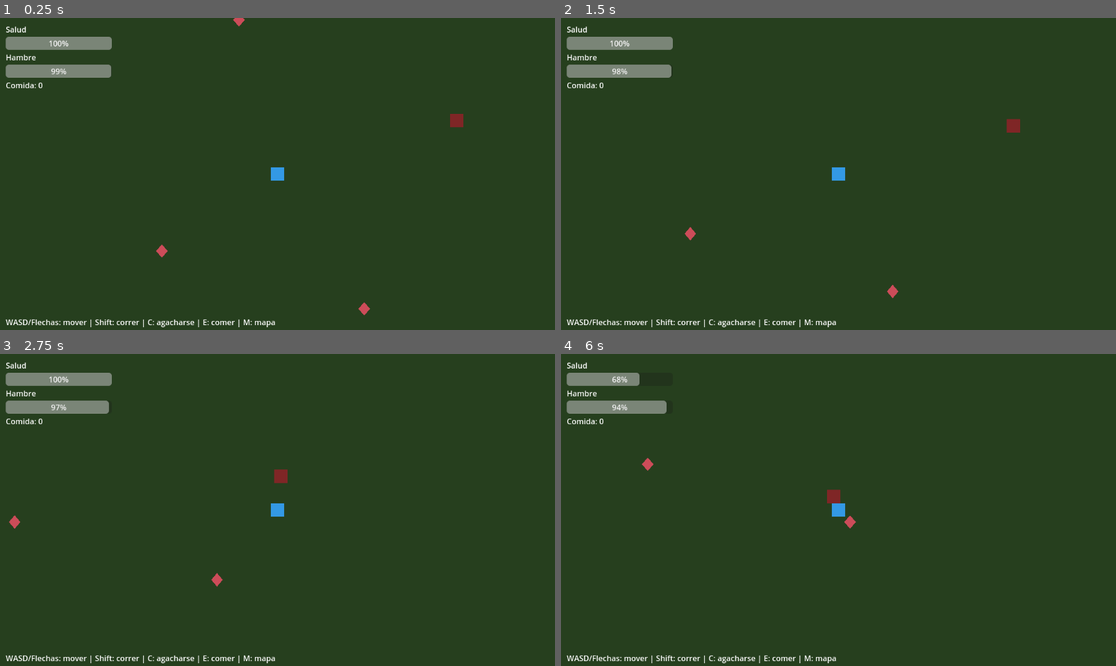
Above: before the commit, frames 1-4 (two rows, left to right).
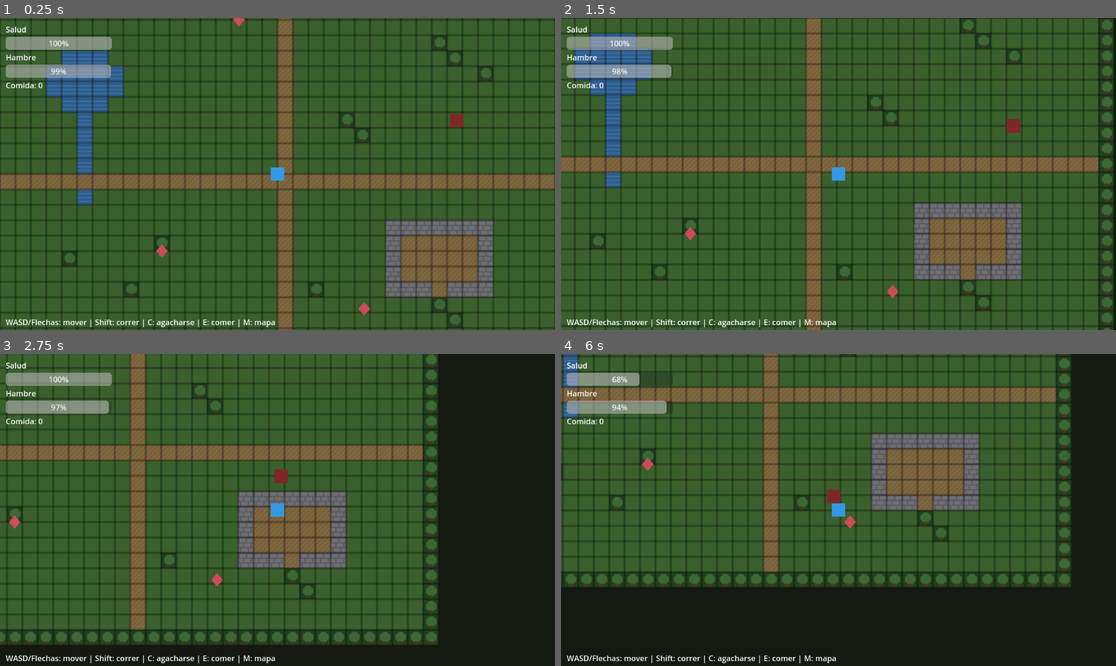
Above: after the commit, the same moments.

Repository: lorenzoengraf10-dot/z
Game: Godot game, scene res://scenes/Main.tscn
Same seed, same stepped clock (60 frames per second), same inputs: the game is played once before the commit and once after it.
Inputs:
- Up to frame 1 (0.25 s): no input
- Up to frame 2 (1.5 s): tap Enter at 0.5 s; hold D (move_right) 0.53-1.28 s; hold C (crouch) 0.53-1.28 s; hold S (move_down) from 1.28 s (still down); tap E (interact) at 1.35 s
- Up to frame 3 (2.75 s): release S (move_down) at 2.03 s; hold D (move_right) from 2.03 s (still down); hold Shift (run) from 2.03 s (still down)
- Up to frame 4 (6 s): release D (move_right) at 2.78 s; release Shift (run) at 2.78 s; hold W (move_up) 2.78-3.53 s; tap M at 2.85, 5.85 s; tap Space at 3.5, 5 s; hold C (crouch) 3.53-4.28 s; hold A (move_left) 3.53-5.03 s; tap Enter at 4.25, 5.75 s; tap E (interact) at 4.35 s; hold S (move_down) 5.03-5.78 s; hold Shift (run) 5.03-5.78 s; hold D (move_right) from 5.78 s (still down)

The runs differ from the first frame. In frame 1, 73% of the frame differs, in the area x 0-100%, y 0-100%; in frame 2, 74%; in frame 3, 78%; in frame 4, 80%.

Commit message:
Add real tile-based world (Paso 1 Fase 1)
Replace the flat ground with a code-built TileMap: world.gd assembles
the TileSet in code (grass/path/water/tree/wall, 16px) with a physics
layer so water/trees/walls block movement and the zombie's line of
sight. The level is painted from an editable ASCII map
(data/level_prototype.txt) centered on the player spawn, with a lake
(for future fishing), trees, paths and a small house.

Also documents the art spec (16px tiles, 32px characters) in
docs/ARTE_SPEC.md and how to edit the map in game/README.md.

Needs a test run in Godot to confirm (cannot run the engine here).

Co-Authored-By: Claude Sonnet 5 <noreply@anthropic.com>
Claude-Session: https://claude.ai/code/session_01GPReU8rGyh9vKeRmDAzMaQ

Diff:
--- a/game/scenes/Main.tscn
+++ b/game/scenes/Main.tscn
@@ -6,13 +6,17 @@
 [ext_resource type="PackedScene" path="res://scenes/Zombie.tscn" id="4"]
 [ext_resource type="PackedScene" path="res://scenes/Pickup.tscn" id="5"]
 [ext_resource type="PackedScene" path="res://scenes/ui/HUD.tscn" id="6"]
+[ext_resource type="Script" path="res://scripts/world.gd" id="7"]
 
 [node name="Main" type="Node2D"]
 script = ExtResource("3")
 
-[node name="Ground" type="Polygon2D" parent="."]
-polygon = PackedVector2Array(-600, -400, 600, -400, 600, 400, -600, 400)
-color = Color(0.15, 0.25, 0.12, 1)
+[node name="Background" type="Polygon2D" parent="."]
+polygon = PackedVector2Array(-1200, -800, 1200, -800, 1200, 800, -1200, 800)
+color = Color(0.08, 0.1, 0.07, 1)
+
+[node name="World" type="TileMap" parent="."]
+script = ExtResource("7")
 
 [node name="Player" parent="." instance=ExtResource("1")]
 
--- /dev/null
+++ b/game/scripts/world.gd
@@ -0,0 +1,98 @@
+extends TileMap
+## Construye el mundo con tiles reales. Para poder trabajar sin abrir el editor,
+## el TileSet se arma por código (en vez de un recurso .tres) y el mapa se pinta
+## leyendo un archivo de texto editable (data/level_prototype.txt).
+##
+## Tiles del atlas placeholder (una fila de 5, 16x16 c/u):
+##   0 pasto | 1 camino | 2 agua | 3 arbol | 4 pared
+## Las tiles sólidas (agua, arbol, pared) colisionan en la capa 1 → frenan al
+## jugador/zombie y tapan la visión del zombie (que hace raycast contra esa capa).
+
+const TILE_SIZE := 16
+const SOURCE_ID := 0
+const TILES_TEXTURE := "res://assets/tiles/placeholder_tiles.png"
+const LEVEL_PATH := "res://data/level_prototype.txt"
+
+# Caracter del mapa ASCII -> índice de tile en el atlas.
+const CHAR_TO_TILE := {
+	".": 0,  # pasto
+	"=": 1,  # camino
+	"~": 2,  # agua
+	"T": 3,  # arbol
+	"#": 4,  # pared
+}
+# Índices de tiles que colisionan (y tapan la visión).
+const SOLID := {2: true, 3: true, 4: true}
+
+
+func _ready() -> void:
+	tile_set = _build_tileset()
+	_paint_level()
+
+
+func _build_tileset() -> TileSet:
+	var ts := TileSet.new()
+	ts.tile_size = Vector2i(TILE_SIZE, TILE_SIZE)
+
+	# Capa de física: lo sólido choca en la capa de colisión 1 (el "mundo").
+	ts.add_physics_layer()
+	ts.set_physics_layer_collision_layer(0, 1)
+
+	var src := TileSetAtlasSource.new()
+	src.texture = load(TILES_TEXTURE)
+	src.texture_region_size = Vector2i(TILE_SIZE, TILE_SIZE)
+
+	var half := TILE_SIZE / 2.0
+	var square := PackedVector2Array([
+		Vector2(-half, -half), Vector2(half, -half),
+		Vector2(half, half), Vector2(-half, half),
+	])
+
+	for tile_index in range(CHAR_TO_TILE.size()):
+		var coords := Vector2i(tile_index, 0)
+		src.create_tile(coords)
+		if SOLID.has(tile_index):
+			var data := src.get_tile_data(coords, 0)
+			data.add_collision_polygon(0)
+			data.set_collision_polygon_points(0, 0, square)
+
+	ts.add_source(src, SOURCE_ID)
+	return ts
+
+
+func _paint_level() -> void:
+	var lines := _load_level_lines()
+	if lines.is_empty():
+		push_warning("world.gd: no se pudo cargar el nivel; pinto un claro de pasto.")
+		for y in range(-6, 7):
+			for x in range(-10, 11):
+				set_cell(0, Vector2i(x, y), SOURCE_ID, Vector2i(0, 0))
+		return
+
+	# Centramos el mapa en el origen (0,0), donde spawnea el jugador.
+	var h := lines.size()
+	var w := 0
+	for ln in lines:
+		w = maxi(w, ln.length())
+	var off_x := int(w / 2.0)
+	var off_y := int(h / 2.0)
+
+	for row in range(h):
+		var line: String = lines[row]
+		for col in range(line.length()):
+			var ch := line[col]
+			var tile_index: int = CHAR_TO_TILE.get(ch, 0)
+			set_cell(0, Vector2i(col - off_x, row - off_y), SOURCE_ID, Vector2i(tile_index, 0))
+
+
+func _load_level_lines() -> PackedStringArray:
+	if not FileAccess.file_exists(LEVEL_PATH):
+		return PackedStringArray()
+	var f := FileAccess.open(LEVEL_PATH, FileAccess.READ)
+	var text := f.get_as_text()
+	var result := PackedStringArray()
+	for raw in text.split("\n"):
+		var ln := raw.rstrip("\r")
+		if ln.length() > 0:
+			result.append(ln)
+	return result
Binary file added: game/assets/tiles/placeholder_tiles.png
Not shown, added: game/data/level_prototype.txt
Not shown: 1 places in game/scenes/Main.tscn that only renumber resources
Not shown, changed: README.md
Not shown, added: docs/ARTE_SPEC.md
Not shown, changed: docs/ROADMAP.md
Not shown, changed: game/README.md
